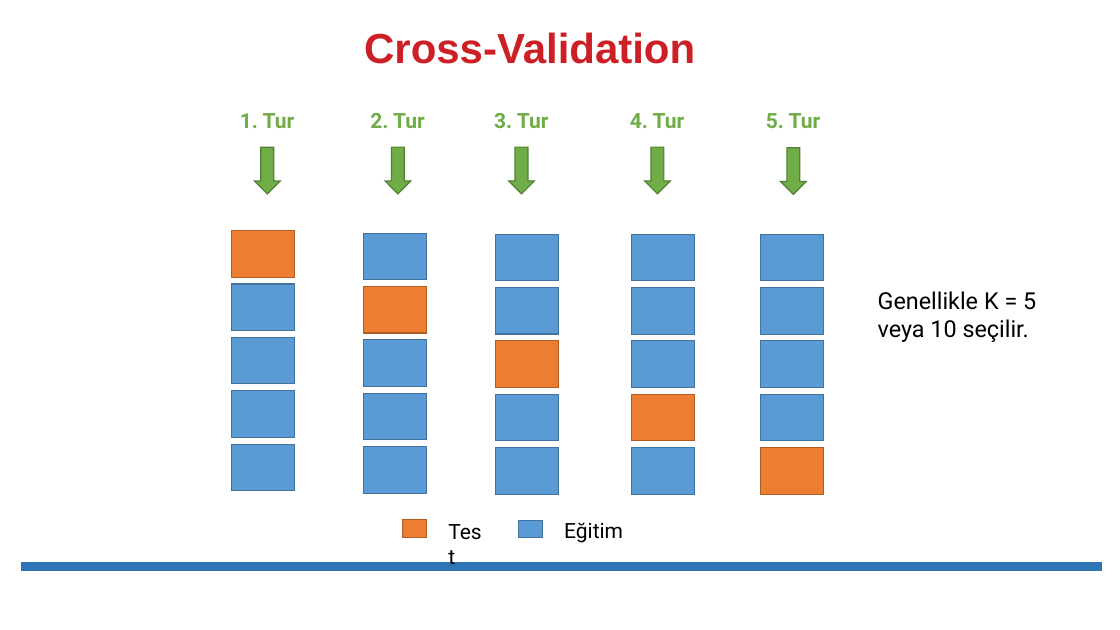
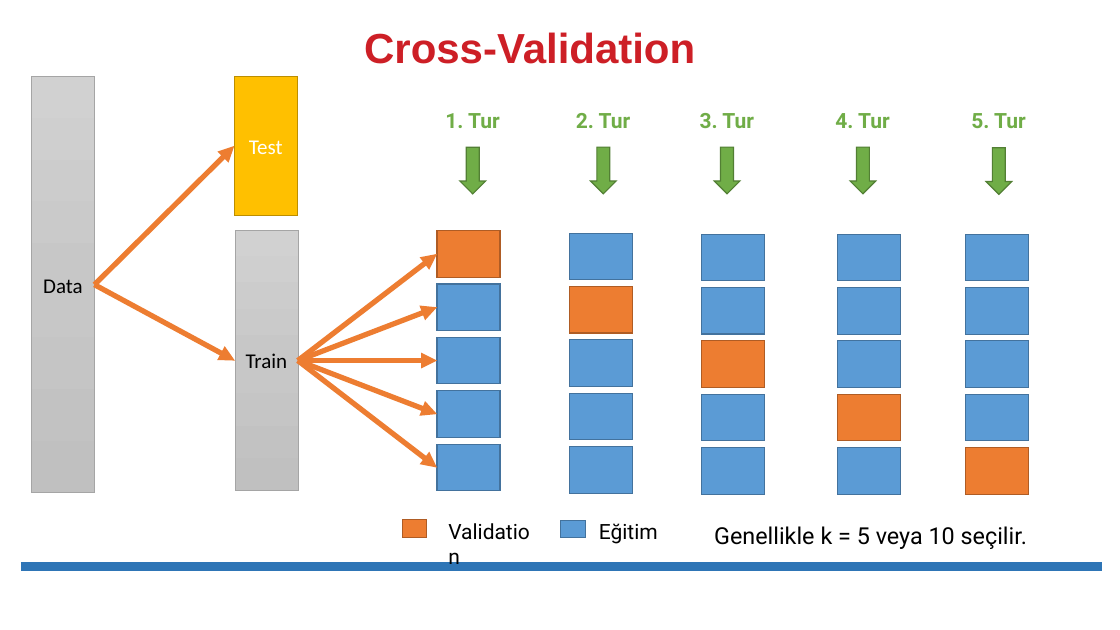
Before and after one commit to erkansirin78/preprocessing-analysis-ml-dl-big-data, a slide deck: slide 10 of presentations/05_Model_Tuning_Hiperparametreleri_Ayarlama.pptx. Drawn at 1120x630 pixels with LibreOffice and Linux fonts; fonts in the diff are those of the drawing. Boxes give left, top, right and bottom in pixels: in the first picture for what was removed or moved away, otherwise in the second. Text is boxed around its words. In the diff, an @@ line names an element or a change of style, - is before the commit and + after.

```diff
--- a/presentations/05_Model_Tuning_Hiperparametreleri_Ayarlama.pptx
+++ b/presentations/05_Model_Tuning_Hiperparametreleri_Ayarlama.pptx
@@ rectangle added at box(31, 76, 94, 492), fill gradient #D2D2D2 to #C8C8C8 to #C0C0C0, outline #A5A5A5 0.5 pt, 18 pt, text #000000 @@
+Data
@@ rectangle "Test": place and size @@
-rectangle "Test" at box(440, 514, 496, 548)
+rectangle "Test" at box(234, 76, 297, 216)
@@ rectangle "Test" at box(234, 76, 297, 216): font Roboto to Calibri, text colour #000000 to #FFFFFF; alignment left to centre; vertical alignment top to middle; fill none to #FFC000; outline none to #BD8E00 1 pt @@
@@ arrow added from (94, 285) to (234, 146), #ED7D31 4.5 pt @@
@@ 25 rectangles, 5 texts, 5 down arrows: place and size @@
-25 rectangles, 5 texts, 5 down arrows at box(232, 113, 823, 495)
+25 rectangles, 5 texts, 5 down arrows at box(437, 113, 1029, 495)
@@ rectangle added at box(235, 230, 298, 491), fill gradient #D2D2D2 to #C8C8C8 to #C0C0C0, outline #A5A5A5 0.5 pt, 18 pt, text #000000 @@
+Train
@@ arrow added from (298, 360) to (437, 254), #ED7D31 4.5 pt @@
@@ arrow added from (94, 285) to (235, 360), #ED7D31 4.5 pt @@
@@ arrow added from (298, 360) to (437, 308), #ED7D31 4.5 pt @@
@@ arrow added from (298, 360) to (437, 360), #ED7D31 4.5 pt @@
@@ arrow added from (298, 360) to (437, 414), #ED7D31 4.5 pt @@
@@ arrow added from (298, 360) to (437, 468), #ED7D31 4.5 pt @@
@@ text added at box(440, 514, 549, 548), 18 pt, text #000000 @@
+Validation
@@ rectangle: place and size @@
-rectangle at box(518, 520, 543, 537)
+rectangle at box(561, 520, 586, 537)
@@ text "Eğitim": place and size @@
-text "Eğitim" at box(564, 522, 623, 543)
+text "Eğitim" at box(599, 523, 658, 544)
@@ text at box(714, 526, 1027, 549): text changed @@
-Genellikle K = 5 veya 10 seçilir.
+Genellikle k = 5 veya 10 seçilir.
```
Also in this commit, not shown: 1 other slide changed, 1 slide added, 9 other files.
